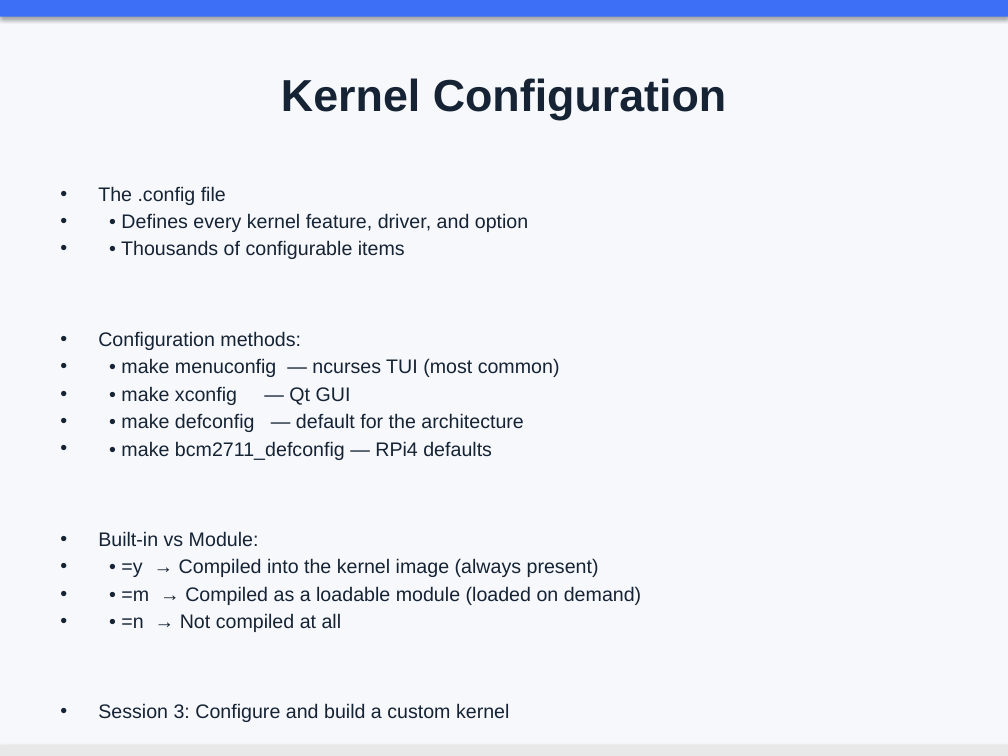
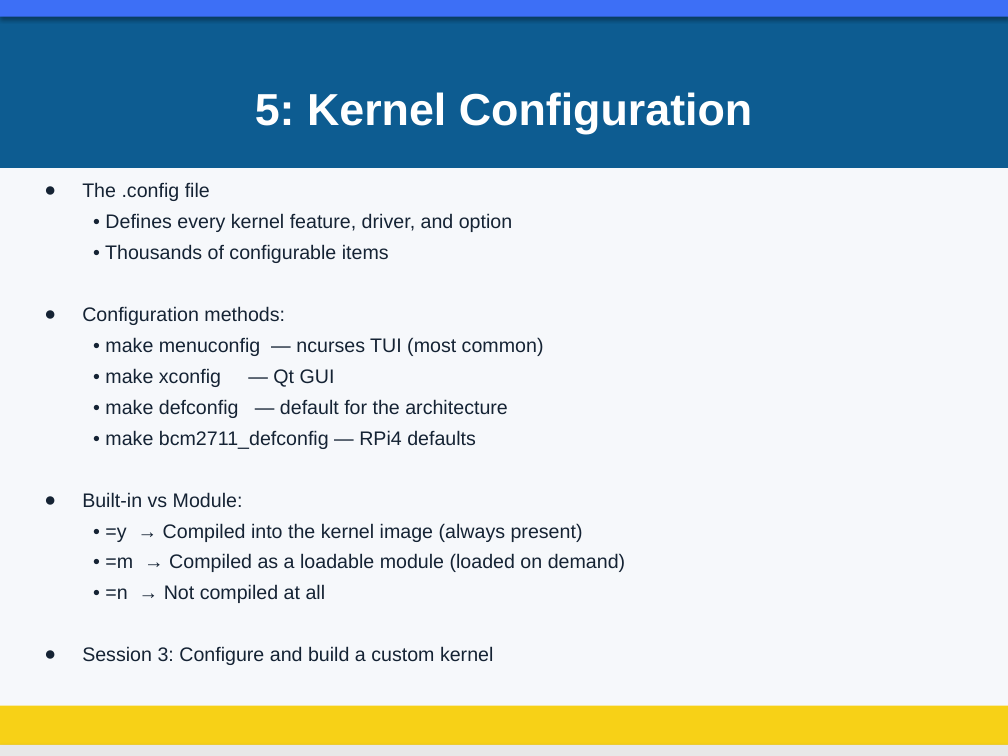
Before and after one commit to aircable/EmbeddedLinuxCourse, a slide deck: slide 18 of slides/01_Course.pptx (slide 16 before the commit). Drawn at 1008x756 pixels with LibreOffice and Linux fonts; fonts in the diff are those of the drawing; background and template pictures are left out. Boxes give left, top, right and bottom in pixels: in the first picture for what was removed or moved away, otherwise in the second. Text is boxed around its words. In the diff, an @@ line names an element or a change of style, - is before the commit and + after.

```diff
--- a/slides/01_Course.pptx
+++ b/slides/01_Course.pptx
@@ rectangle added at (0, 0, 1008, 168), fill #0D5C91 @@
@@ title at (255, 92, 752, 134): text changed; text colour #152334 to #FFFFFF @@
-Kernel Configuration
+5: Kernel Configuration
@@ text "The .config file": place and size @@
-text "The .config file" at (98, 186, 641, 722)
+text "The .config file" at (82, 182, 625, 665)
@@ text "The .config file" at (82, 182, 625, 665): bullet • to ●; line spacing 1 to 1.15; less space between paragraphs; bullet • to none @@
@@ rectangle added at (0, 706, 1008, 756), fill #F7D117 @@
```
Also in this commit, not shown: 21 other slides changed, 1 slide added, 2 other files.
